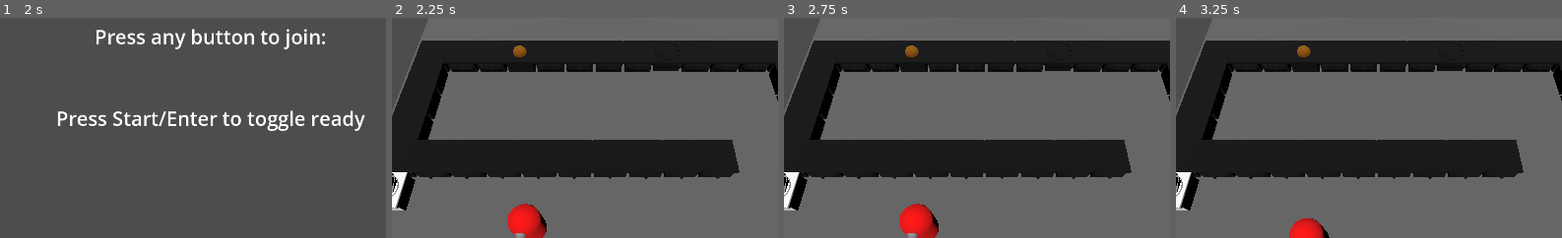
Above: before the commit, frames 1-4 (left to right).
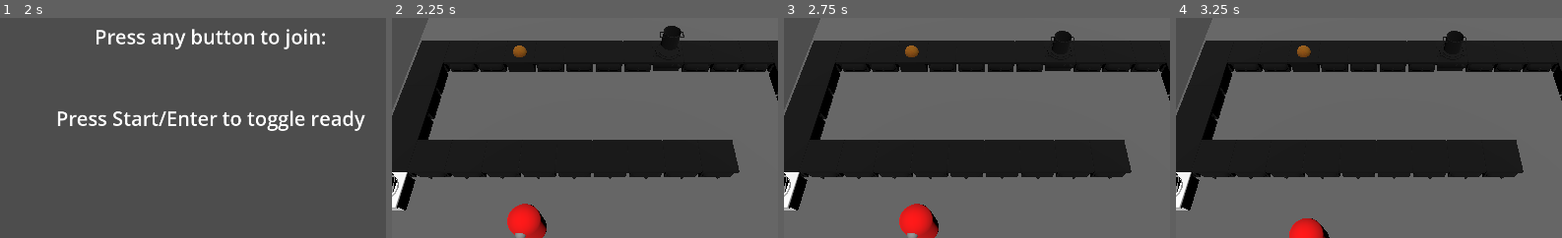
Above: after the commit, the same moments.

Repository: KFANullSense/TSE2025
Game: Godot game, scene res://Game Scenes/main_menu.tscn
Two runs of this game, one before a commit and one after it. Both use one fixed random seed, a clock stepped at 60 frames per second and the inputs below.
Inputs (mouse positions are % of the whole screen's width and height, from its top left):
- Up to frame 1 (2 s): click (51, 51) at 0.5 s; tap Enter (start) at 1.25 s; tap Space (Interact-2) at 1.35 s
- Up to frame 2 (2.25 s): tap Enter (start) at 2 s; tap Space (Interact-2) at 2.1 s
- Up to frame 3 (2.75 s): no input
- Up to frame 4 (3.25 s): tap Enter (start) at 2.75 s; tap S (downInput-2) at 2.85 s; tap Space (Interact-2) at 3.05 s
The pictures show only the part of the screen within x 24-74%, y 17-67%; the shares and areas given below are measured in that part.

Frame 1 is identical in both runs. In frame 2, 0.3% of the frame differs, in the area x 69-76%, y 3-13%; in frame 3, 0.2%; in frame 4, 0.2%.
Error before the commit: Parse Error: Not all code paths return a value. (res://Scripts/Interactables/counterTop.gd:7)

Commit message:
fixed soup interactions

Diff:
--- a/Prefab Objects/Cooking_Tools/Cooking_Pot.tscn
+++ b/Prefab Objects/Cooking_Tools/Cooking_Pot.tscn
@@ -11,8 +11,9 @@
 [sub_resource type="BoxShape3D" id="BoxShape3D_axwdh"]
 size = Vector3(0.772215, 0.487915, 0.576538)
 
-[node name="CookingPot" type="RigidBody3D"]
+[node name="CookingPot" type="RigidBody3D" node_paths=PackedStringArray("fill_meshes")]
 script = ExtResource("1_d0s45")
+fill_meshes = [NodePath("Fill1"), NodePath("Fill2"), NodePath("Fill3")]
 
 [node name="Fill1" type="MeshInstance3D" parent="."]
 transform = Transform3D(1, 0, 0, 0, 1, 0, 0, 0, 1, 0, 0.240214, 0)
--- a/Prefab Objects/plate.tscn
+++ b/Prefab Objects/plate.tscn
@@ -1,10 +1,22 @@
-[gd_scene load_steps=4 format=3 uid="uid://cy002wp1rfqi5"]
+[gd_scene load_steps=7 format=3 uid="uid://cy002wp1rfqi5"]
 
 [ext_resource type="Script" uid="uid://bynhl0y7u25o8" path="res://Scripts/Ingredient Scripts/ingredientStack.gd" id="1_siadw"]
 [ext_resource type="ArrayMesh" uid="uid://s0r2edxspok0" path="res://Art Assets/PlateModelFixed.obj" id="2_siadw"]
 
 [sub_resource type="BoxShape3D" id="BoxShape3D_7pwy8"]
 size = Vector3(1, 0.432993, 1)
+
+[sub_resource type="StandardMaterial3D" id="StandardMaterial3D_yb1xg"]
+albedo_color = Color(0.54376, 0.247482, 2.88785e-07, 1)
+
+[sub_resource type="CylinderMesh" id="CylinderMesh_siadw"]
+material = SubResource("StandardMaterial3D_yb1xg")
+top_radius = 0.3
+bottom_radius = 0.3
+height = 0.7
+radial_segments = 67
+
+[sub_resource type="Skin" id="Skin_toqv3"]
 
 [node name="Plate" type="RigidBody3D" groups=["Ingredient"]]
 script = ExtResource("1_siadw")
@@ -16,3 +28,11 @@
 [node name="PlateModelFixed" type="MeshInstance3D" parent="."]
 transform = Transform3D(1.1, 0, 0, 0, 1.1, 0, 0, 0, 1.1, 0, 0, 0)
 mesh = ExtResource("2_siadw")
+
+[node name="SoupMesh" type="MeshInstance3D" parent="."]
+unique_name_in_owner = true
+transform = Transform3D(0.75, 0, 0, 0, 0.01, 0, 0, 0, 0.75, 0, 0.0470904, 0)
+visible = false
+mesh = SubResource("CylinderMesh_siadw")
+skin = SubResource("Skin_toqv3")
+skeleton = NodePath("")
--- a/Scripts/Ingredient Scripts/ingredientStack.gd
+++ b/Scripts/Ingredient Scripts/ingredientStack.gd
@@ -10,7 +10,7 @@
 var currentIngredients = []
 var localStackType: StackType
 
-func addIngredient(ingredientToAdd):
+func addIngredient(ingredientToAdd) -> bool:
 	if (ingredientToAdd is Ingredient):
 		if (currentIngredients.size() == 0 or localStackType == StackType.INGREDIENTS):
 			if (ingredientToAdd.is_chopped):
@@ -24,19 +24,33 @@
 				currentIngredients.append(ingredientToAdd)
 				return true
 
-	elif (ingredientToAdd is CookedFood):
-		if (ingredientToAdd.localFoodType == CookedFood.FoodType.SOUP and currentIngredients.size() == 0):
+	elif (ingredientToAdd is CookingPot):
+		if (currentIngredients.size() == 0 and ingredientToAdd.isCooked):
 			localStackType = StackType.SOUP
-			currentIngredients = ingredientToAdd.childIngredients.duplicate(true)
+			currentIngredients = ingredientToAdd.finishedSoup.childIngredients
+			get_node("%SoupMesh").visible = true
+			ingredientToAdd.clearPot()
 			return true
 
 	elif (ingredientToAdd is IngredientStack):
-		if (currentIngredients.size() == 0 and ingredientToAdd.currentIngredients.size() > 0):
-			for otherIngredient in ingredientToAdd.currentIngredients:
-				addIngredient(otherIngredient)
+		if (localStackType == StackType.INGREDIENTS):
+			if (currentIngredients.size() == 0 and ingredientToAdd.currentIngredients.size() > 0):
+				for otherIngredient in ingredientToAdd.currentIngredients:
+					addIngredient(otherIngredient)
 
-			ingredientToAdd.currentIngredients = []
-			return true
+				ingredientToAdd.currentIngredients = []
+				return true
+		elif (localStackType == StackType.SOUP):
+			if (currentIngredients.size() == 0 and ingredientToAdd.currentIngredients.size() > 0):
+				for otherIngredient in ingredientToAdd.currentIngredients:
+					addIngredient(otherIngredient)
+
+				ingredientToAdd.currentIngredients = []
+
+				get_node("%SoupMesh").visible = false
+				ingredientToAdd.get_node("%SoupMesh").visible = true
+
+				return true
 
 		elif (currentIngredients.size() > 0 and ingredientToAdd.currentIngredients.size() == 0):
 			for localIngredient in currentIngredients:
@@ -45,11 +59,11 @@
 			currentIngredients = []
 			return true
 
-	else:
-		push_warning("Trying to add an invalid ingredient to a stack.")
-		return false
+	return false
 
 func removeAllIngredients():
+	get_node("%SoupMesh").visible = false
+
 	for ing in currentIngredients:
 		ing.free()
 		currentIngredients = []
--- a/Scripts/Interactables/cooking_Pot.gd
+++ b/Scripts/Interactables/cooking_Pot.gd
@@ -5,25 +5,35 @@
 const MAX_ITEMS: int = 3
 const TIME_TO_COOK: float = 15.0
 
-var localIngredients: Array[Ingredient]
-var fill_meshes: Array[MeshInstance3D]
+var localIngredients: Array[Ingredient.IngredientType]
+@export var fill_meshes: Array[MeshInstance3D]
 var cookProgress: float = 0.0
 
 var finishedSoup: CookedFood
 var isCooked = false
 var isOnStove = true
 
-func add_ingredient(ingredientToAdd) -> bool:
+func addIngredient(ingredientToAdd) -> bool:
 	if localIngredients.size() >= MAX_ITEMS:
 		return false
 
 	if (ingredientToAdd is Ingredient):
+		if isCooked:
+			return false
+
 		if not ingredientToAdd.is_chopped:
 			return false
 
-		localIngredients.append(ingredientToAdd)
+		localIngredients.append(ingredientToAdd.ingredient_type)
 
-	if (ingredientToAdd is IngredientStack):
+		ingredientToAdd.free()
+
+	elif (ingredientToAdd is IngredientStack):
+		if (isCooked):
+			ingredientToAdd.addIngredient(self)
+
+			return false
+
 		if localIngredients.size() + ingredientToAdd.currentIngredients.size() >= MAX_ITEMS:
 			return false
 
@@ -35,9 +45,12 @@
 				return false
 
 		for localIngredient in ingredientToAdd.currentIngredients:
-			localIngredients.append(localIngredient)
+			localIngredients.append(localIngredient.ingredient_type)
 
 		ingredientToAdd.removeAllIngredients()
+
+	else:
+		return false
 
 	fill_meshes[localIngredients.size() - 1].visible = true
 	return true
@@ -50,8 +63,9 @@
 			isCooked = true
 			var finishedIngredientList: Array[Ingredient.IngredientType]
 			for localIngredient in localIngredients:
-				finishedIngredientList.append(localIngredient.ingredient_type)
+				finishedIngredientList.append(localIngredient)
 			finishedSoup = CookedFood.new(CookedFood.FoodType.SOUP, finishedIngredientList)
+			localIngredients = []
 
 	else:
 		cookProgress = 0
@@ -80,4 +94,5 @@
 	for fillMesh in fill_meshes:
 		fillMesh.visible = false
 
+	finishedSoup = null
 	isCooked = false
--- a/Scripts/Interactables/counterTop.gd
+++ b/Scripts/Interactables/counterTop.gd
@@ -11,17 +11,18 @@
 				var result = itemToPlace.addIngredient(inventory)
 				if (result == true):
 					inventory = null
+				return false
 
-				return false
 		elif inventory is IngredientStack or inventory is CookingPot:
 			if (itemToPlace is Ingredient):
 				var result = inventory.addIngredient(itemToPlace)
 				return result
+
 			elif (itemToPlace is IngredientStack or itemToPlace is CookingPot):
 				inventory.addIngredient(itemToPlace)
 				return false
-		else:
-			return false
+
+		return false
 
 	else:
 		inventory = itemToPlace
@@ -34,6 +35,7 @@
 		itemToPlace.get_node("CollisionShape3D").disabled = false
 
 		return true
+
 func pickupItem():
 	if inventory == null:
 		return null
--- a/Scripts/Interactables/stoveTop.gd
+++ b/Scripts/Interactables/stoveTop.gd
@@ -11,18 +11,21 @@
 
 func placeItem(itemToPlace) -> bool:
 	if inventory != null:
-		if (inventory is Ingredient and itemToPlace is IngredientStack):
-			itemToPlace.addIngredient(inventory)
-			inventory = null
-			return false
+		if inventory is Ingredient:
+			if (itemToPlace is IngredientStack or itemToPlace is CookingPot):
+				var result = itemToPlace.addIngredient(inventory)
+				if (result == true):
+					inventory = null
+				return false
 
-		elif (inventory is IngredientStack and itemToPlace is Ingredient):
-			inventory.addIngredient(itemToPlace)
-			return true
+		elif inventory is IngredientStack or inventory is CookingPot:
+			if (itemToPlace is Ingredient):
+				var result = inventory.addIngredient(itemToPlace)
+				return result
 
-		elif (inventory is IngredientStack and itemToPlace is IngredientStack):
-			inventory.addIngredient(itemToPlace)
-			return false
+			elif (itemToPlace is IngredientStack or itemToPlace is CookingPot):
+				inventory.addIngredient(itemToPlace)
+				return false
 
 		return false
 
--- a/Scripts/interactionHandler.gd
+++ b/Scripts/interactionHandler.gd
@@ -25,7 +25,7 @@
 		if hit is Ingredient or hit is IngredientStack:
 			if (not holding):
 				pickUp(hit)
-		elif hit is CounterTop:
+		elif hit is CounterTop or hit is StoveTop:
 			if (holding):
 				store(hit)
 			else:
